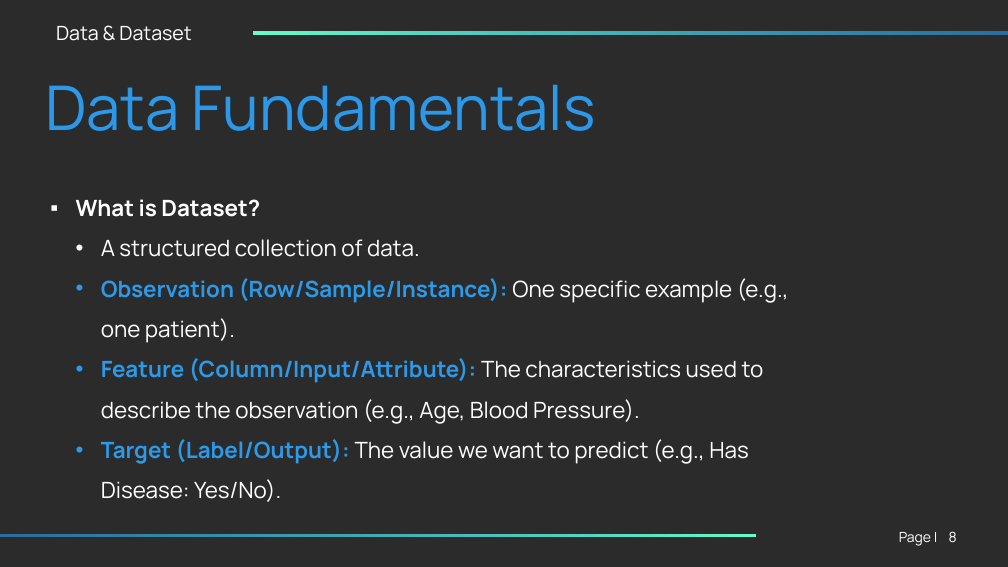
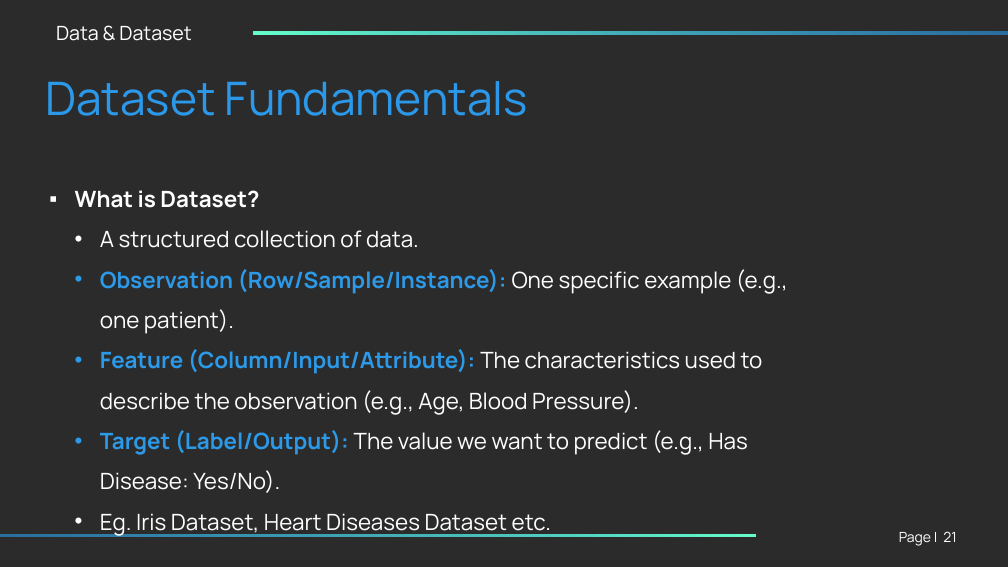
Before and after one commit to KMINDS-Org/INFERENCE-ITERATION-1-, a slide deck: slide 21 of Lvl1_1_ML_Starter_Pack/Class_1/Lvl_1_ML_Starter_Pack_Class_1.pptx (slide 8 before the commit). Drawn at 1008x567 pixels with LibreOffice and Linux fonts; fonts in the diff are those of the drawing; background and template pictures are left out; a plain dark background stands for a picture behind light text. Boxes give left, top, right and bottom in pixels: in the first picture for what was removed or moved away, otherwise in the second. Text is boxed around its words. In the diff, an @@ line names an element or a change of style, - is before the commit and + after.

```diff
--- a/Lvl1_1_ML_Starter_Pack/Class_1/Lvl_1_ML_Starter_Pack_Class_1.pptx
+++ b/Lvl1_1_ML_Starter_Pack/Class_1/Lvl_1_ML_Starter_Pack_Class_1.pptx
@@ text at (x1=45, y1=81, x2=528, y2=116): text changed; size 88 to 66 pt @@
-Data Fundamentals
+Dataset Fundamentals
@@ text "What is Dataset?" moved from (x1=76, y1=199, x2=789, y2=502) to (x1=75, y1=190, x2=788, y2=536) @@
@@ text at (x1=100, y1=513, x2=551, y2=536): paragraph added @@
+  • Eg. Iris Dataset, Heart Diseases Dataset etc.
@@ page number at (x1=943, y1=531, x2=956, y2=542): text changed @@
-8
+21
```
Also in this commit, not shown: 14 other slides changed, 31 slides added, 1 other file.
